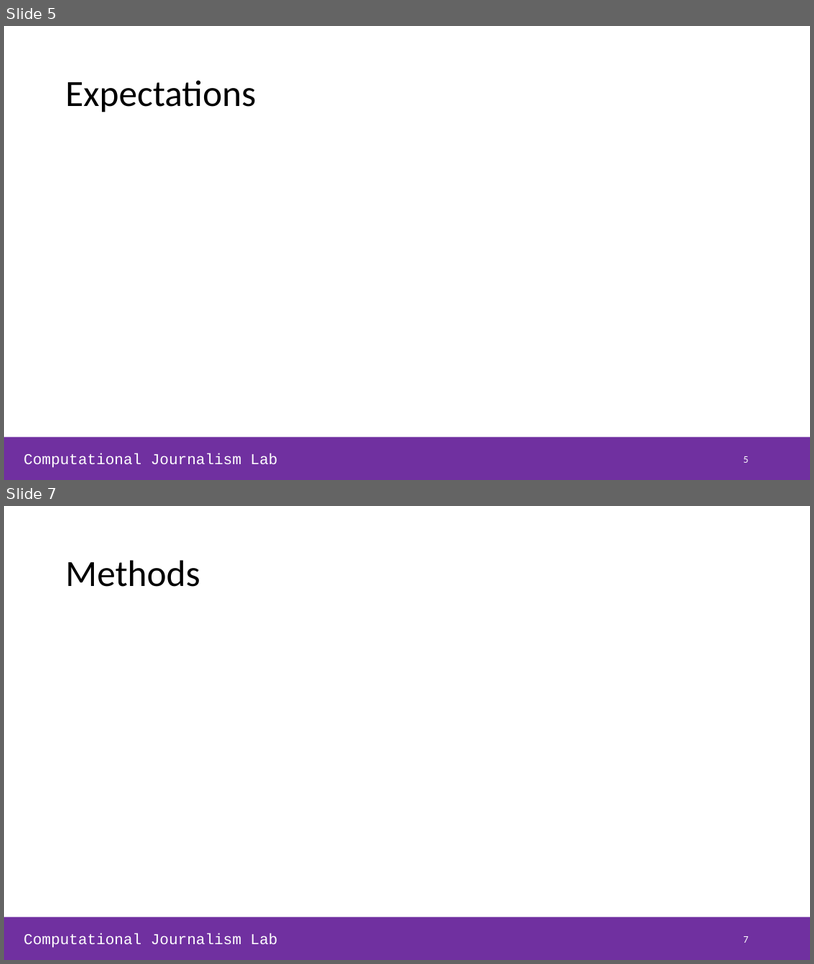
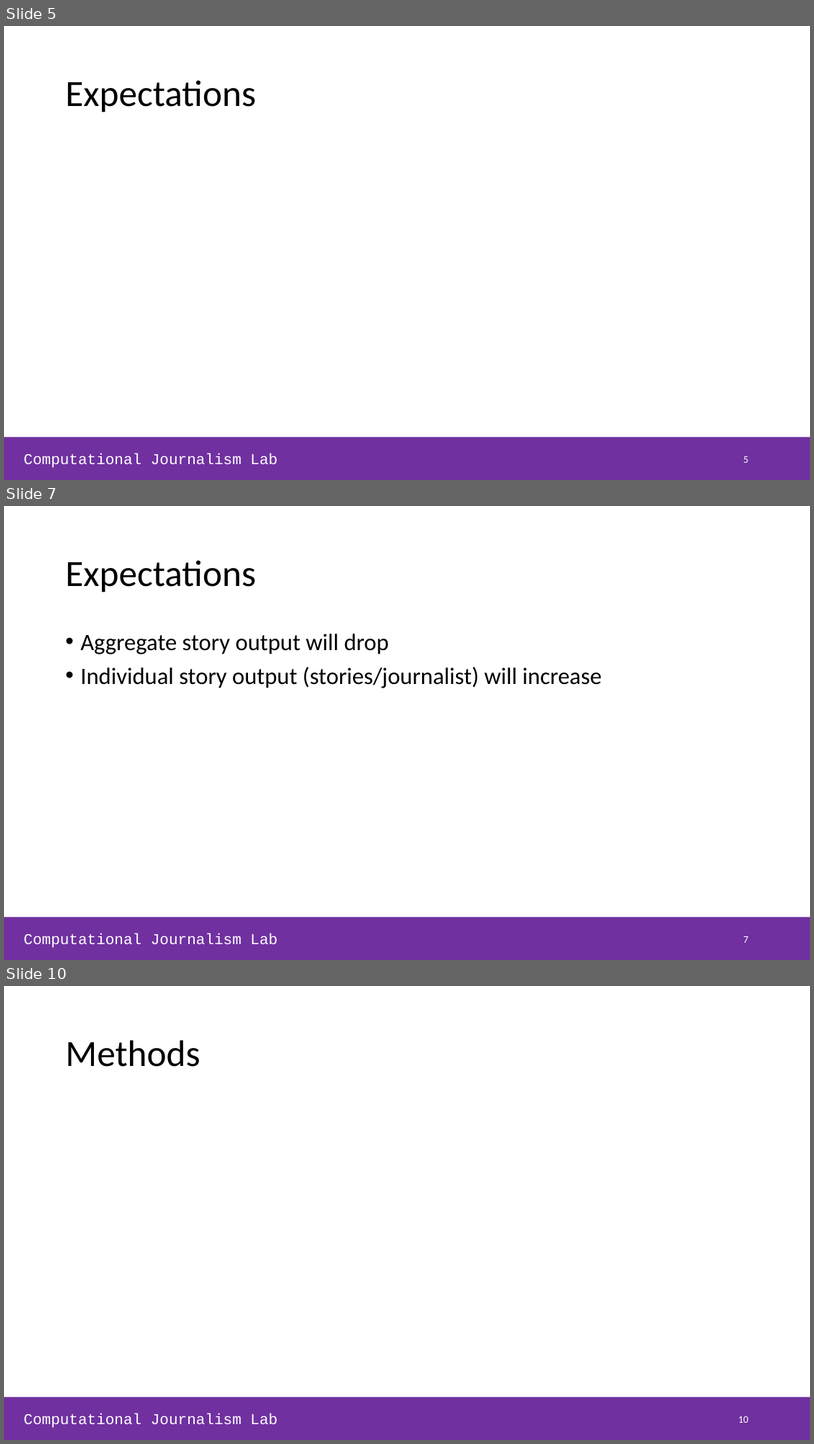
Before and after one commit to NHagar/layoffs_analysis, a slide deck: slides_lab-meeting.pptx. Shown one above the other, each under a label of ours: slides 5 and 7 before the commit, slides 5, 7 and 10 after it; the slides between them are not shown. The pictures are 814x964 and 814x1444 pixels, drawn with LibreOffice and Linux fonts; fonts in the diff are those of the drawing. Boxes give left, top, right and bottom in pixels: in the first picture for what was removed or moved away, otherwise in the second. Text is boxed around its words. In the diff, an @@ line names an element or a change of style, - is before the commit and + after.

```diff
--- a/slides_lab-meeting.pptx
+++ b/slides_lab-meeting.pptx
@@ slide 7 added at [4,506,810,960], background #FFFFFF; not listed: 2 template elements that a slide beside it also shows @@
@@ title added at [65,560,256,592], 44 pt, text #000000 @@
+Expectations
@@ text added at [80,633,602,688], 28 pt, text #000000 @@
+• Aggregate story output will drop
+• Individual story output (stories/journalist) will increase
@@ page number added at [743,936,748,942], 12 pt, text #FFFFFF @@
+7
@@ what was slide 7 is now slide 10 @@
@@ page number at [738,1416,748,1422]: text changed @@
-7
+10
```
Also in this commit, not shown: 2 slides changed, 9 other slides added, 1 slide removed, 5 other files.
